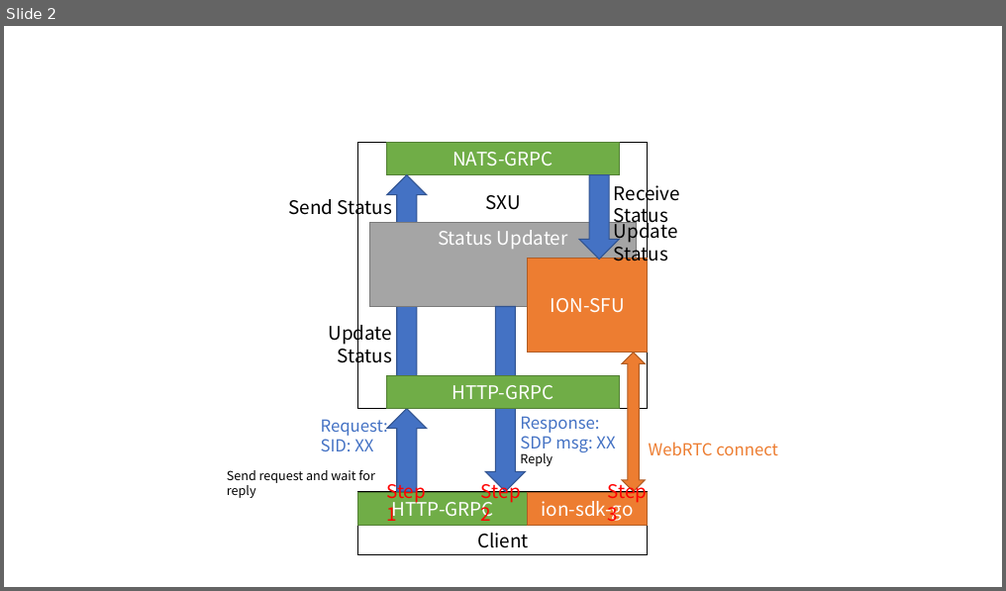
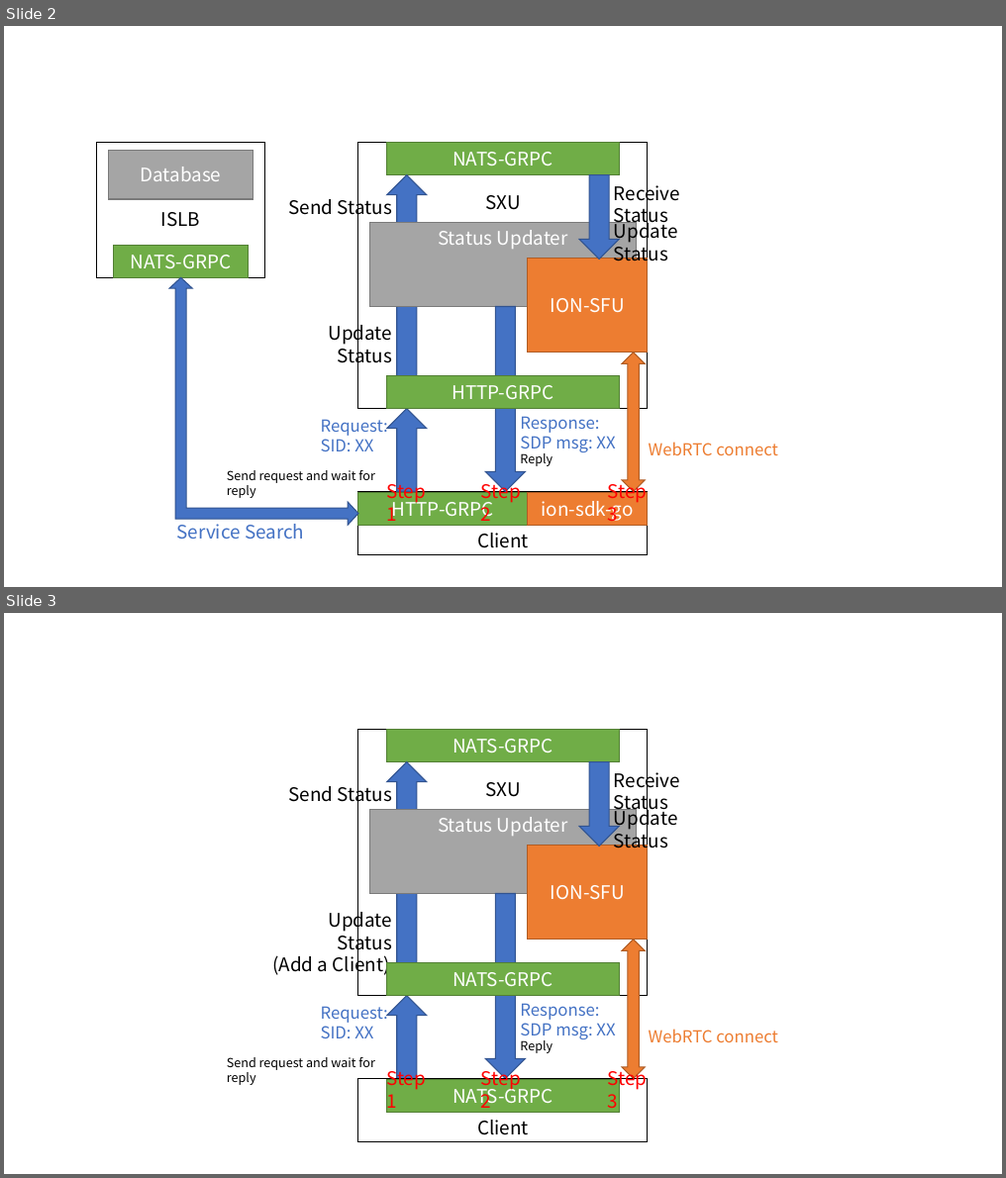
Before and after one commit to yindaheng98/dion, a slide deck: asserts/Arch.pptx. Shown one above the other, each under a label of ours: slide 2 before the commit, slides 2 and 3 after it. The pictures are 1006x591 and 1006x1178 pixels, drawn with LibreOffice and Linux fonts; fonts in the diff are those of the drawing. Boxes give left, top, right and bottom in pixels: in the first picture for what was removed or moved away, otherwise in the second. Text is boxed around its words. In the diff, an @@ line names an element or a change of style, - is before the commit and + after.

```diff
--- a/asserts/Arch.pptx
+++ b/asserts/Arch.pptx
@@ slide 3 added at bbox=[4, 613, 1002, 1174], background #FFFFFF @@
@@ rectangle added at bbox=[358, 730, 648, 996], fill #FFFFFF, outline #000000 1 pt, 18 pt, text #000000 @@
+SXU
@@ rectangle added at bbox=[387, 730, 620, 761], fill #70AD47, outline #538035 1 pt, 18 pt, text #FFFFFF @@
+NATS-GRPC
@@ text added at bbox=[289, 781, 392, 806], 18 pt, text #000000 @@
+Send Status
@@ up arrow added at bbox=[387, 761, 427, 963], fill #4472C4, outline #325491 1 pt @@
@@ up arrow added at bbox=[580, 761, 620, 846], fill #4472C4, outline #325491 1 pt @@
@@ text added at bbox=[614, 767, 680, 815], 18 pt, text #000000 @@
+Receive Status
@@ rectangle added at bbox=[369, 810, 637, 894], fill #A5A5A5, outline #7A7A7A 1 pt, 18 pt, text #FFFFFF @@
+Status Updater
@@ text added at bbox=[614, 806, 678, 853], 18 pt, text #000000 @@
+Update Status
@@ rectangle added at bbox=[528, 845, 648, 940], fill #ED7D31, outline #AF5C24 1 pt, 18 pt, text #FFFFFF @@
+ION-SFU
@@ text added at bbox=[272, 908, 392, 977], 18 pt, text #000000 @@
+Update Status
+(Add a Client)
@@ up arrow added at bbox=[485, 894, 525, 1078], fill #4472C4, outline #325491 1 pt @@
@@ rectangle added at bbox=[387, 963, 620, 995], fill #70AD47, outline #538035 1 pt, 18 pt, text #FFFFFF @@
+NATS-GRPC
@@ left right arrow added at bbox=[623, 940, 645, 1078], fill #ED7D31, outline #AF5C24 1 pt @@
@@ up arrow added at bbox=[387, 995, 427, 1078], fill #4472C4, outline #325491 1 pt @@
@@ text added at bbox=[321, 1006, 388, 1039], 16 pt, text #4472C4 @@
+Request:
+SID: XX
@@ text added at bbox=[520, 1003, 615, 1040], 16 pt, text #4472C4 @@
+Response:
+SDP msg: XX
@@ text added at bbox=[227, 1058, 374, 1085], 12 pt, text #000000 @@
+Send request and wait for reply
@@ text added at bbox=[520, 1041, 552, 1054], 12 pt, text #000000 @@
+Reply
@@ text added at bbox=[648, 1029, 778, 1043], 16 pt, text #ED7D31 @@
+WebRTC connect
@@ rectangle added at bbox=[358, 1078, 648, 1143], fill #FFFFFF, outline #000000 1 pt, 18 pt, text #000000 @@
+Client
@@ text added at bbox=[386, 1066, 426, 1114], 18 pt, text #FF0000 @@
+Step 1
@@ rectangle added at bbox=[387, 1080, 620, 1112], fill #70AD47, outline #538035 1 pt, 18 pt, text #FFFFFF @@
+NATS-GRPC
@@ text added at bbox=[481, 1066, 521, 1113], 18 pt, text #FF0000 @@
+Step 2
@@ text added at bbox=[607, 1066, 647, 1113], 18 pt, text #FF0000 @@
+Step 3
@@ slide 2 changed as well @@
@@ rectangle added at bbox=[97, 143, 264, 278], fill #FFFFFF, outline #000000 1 pt, 18 pt, text #000000 @@
+ISLB
@@ rectangle added at bbox=[108, 151, 253, 199], fill #A5A5A5, outline #7A7A7A 1 pt, 18 pt, text #FFFFFF @@
+Database
@@ rectangle added at bbox=[114, 246, 249, 278], fill #70AD47, outline #538035 1 pt, 18 pt, text #FFFFFF @@
+NATS-GRPC
@@ left up arrow added at bbox=[169, 277, 358, 525], fill #4472C4, outline #325491 1 pt @@
@@ text added at bbox=[177, 524, 304, 540], 18 pt, text #4472C4 @@
+Service Search
```
Also in this commit, not shown: 1 other slide changed.
